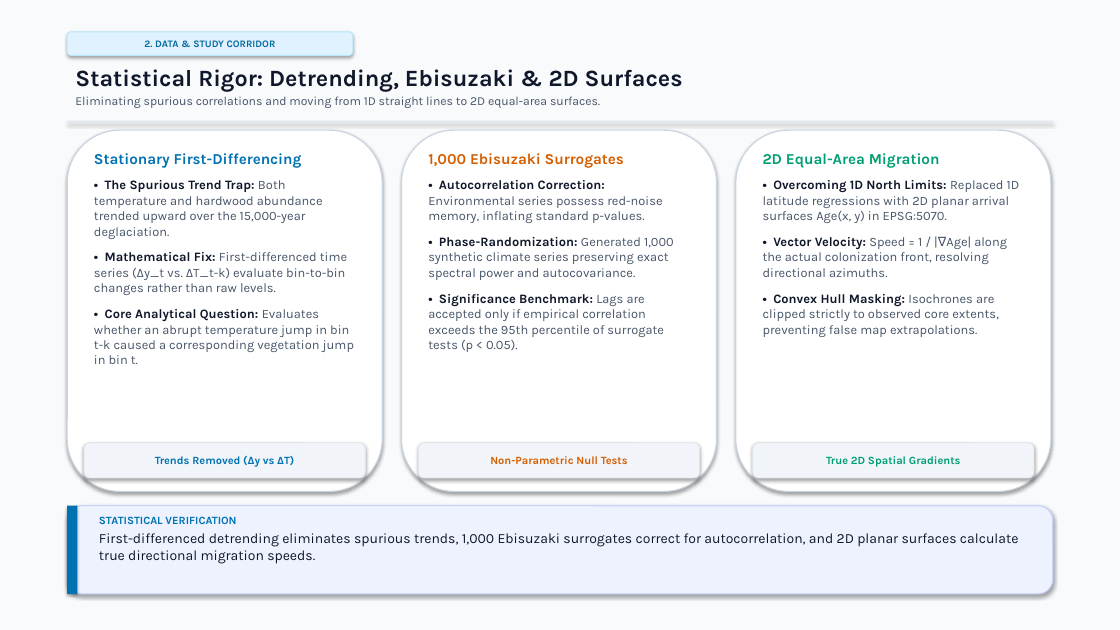
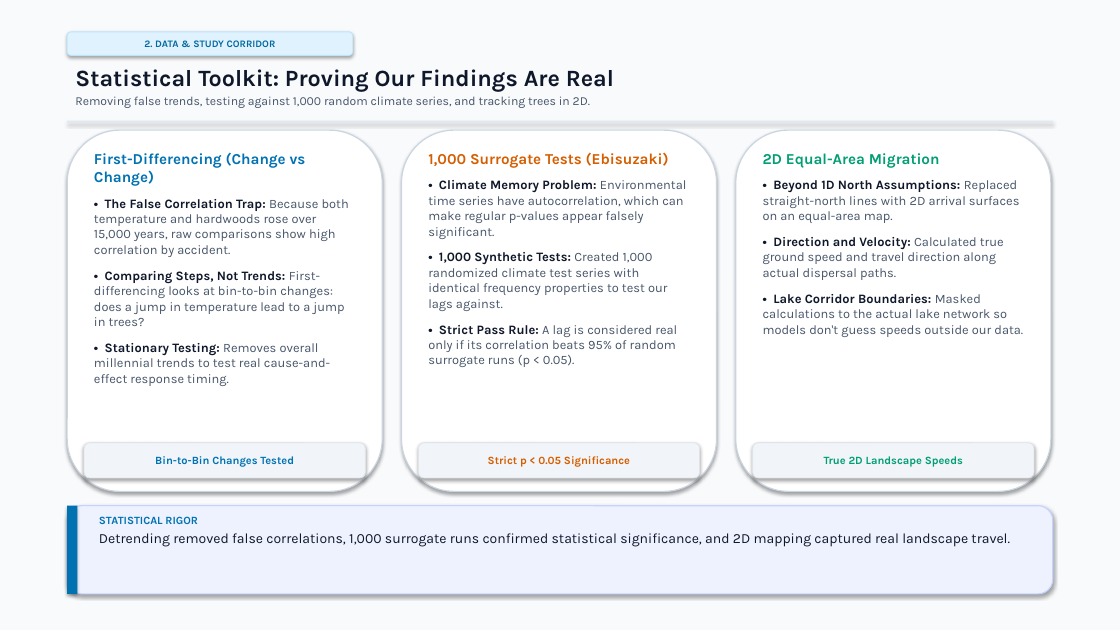
Before and after one commit to vivek-r-2000/EST-Project, a slide deck: slide 7 of TBD2_Final_Project_Presentation_unslopped.pptx. Drawn at 1120x630 pixels with LibreOffice and Linux fonts; fonts in the diff are those of the drawing. Boxes give left, top, right and bottom in pixels: in the first picture for what was removed or moved away, otherwise in the second. Text is boxed around its words. In the diff, an @@ line names an element or a change of style, - is before the commit and + after.

```diff
--- a/TBD2_Final_Project_Presentation_unslopped.pptx
+++ b/TBD2_Final_Project_Presentation_unslopped.pptx
@@ text at [75,69,614,108]: text changed @@
-Statistical Rigor: Detrending, Ebisuzaki & 2D Surfaces
-Eliminating spurious correlations and moving from 1D straight lines to 2D equal-area surfaces.
+Statistical Toolkit: Proving Our Findings Are Real
+Removing false trends, testing against 1,000 random climate series, and tracking trees in 2D.
@@ text at [94,152,349,386]: text changed @@
-Stationary First-Differencing
-• The Spurious Trend Trap: Both temperature and hardwood abundance trended upward over the 15,000-year deglaciation.
-• Mathematical Fix: First-differenced time series (Δy_t vs. ΔT_t-k) evaluate bin-to-bin changes rather than raw levels.
-• Core Analytical Question: Evaluates whether an abrupt temperature jump in bin t-k caused a corresponding vegetation jump in bin t.
+First-Differencing (Change vs Change)
+• The False Correlation Trap: Because both temperature and hardwoods rose over 15,000 years, raw comparisons show high correlation by accident.
+• Comparing Steps, Not Trends: First-differencing looks at bin-to-bin changes: does a jump in temperature lead to a jump in trees?
+• Stationary Testing: Removes overall millennial trends to test real cause-and-effect response timing.
@@ text at [428,152,687,367]: text changed @@
-1,000 Ebisuzaki Surrogates
-• Autocorrelation Correction: Environmental series possess red-noise memory, inflating standard p-values.
-• Phase-Randomization: Generated 1,000 synthetic climate series preserving exact spectral power and autocovariance.
-• Significance Benchmark: Lags are accepted only if empirical correlation exceeds the 95th percentile of surrogate tests (p < 0.05).
+1,000 Surrogate Tests (Ebisuzaki)
+• Climate Memory Problem: Environmental time series have autocorrelation, which can make regular p-values appear falsely significant.
+• 1,000 Synthetic Tests: Created 1,000 randomized climate test series with identical frequency properties to test our lags against.
+• Strict Pass Rule: A lag is considered real only if its correlation beats 95% of random surrogate runs (p < 0.05).
@@ text at [763,180,1023,337]: text changed @@
-• Overcoming 1D North Limits: Replaced 1D latitude regressions with 2D planar arrival surfaces Age(x, y) in EPSG:5070.
-• Vector Velocity: Speed = 1 / |∇Age| along the actual colonization front, resolving directional azimuths.
-• Convex Hull Masking: Isochrones are clipped strictly to observed core extents, preventing false map extrapolations.
+• Beyond 1D North Assumptions: Replaced straight-north lines with 2D arrival surfaces on an equal-area map.
+• Direction and Velocity: Calculated true ground speed and travel direction along actual dispersal paths.
+• Lake Corridor Boundaries: Masked calculations to the actual lake network so models don't guess speeds outside our data.
@@ text in rounded rectangle at [155,456,294,467]: text changed @@
-Trends Removed (Δy vs ΔT)
+Bin-to-Bin Changes Tested
@@ text in rounded rectangle at [488,456,630,467]: text changed @@
-Non-Parametric Null Tests
+Strict p < 0.05 Significance
@@ text in rounded rectangle at [824,456,963,467]: text changed @@
-True 2D Spatial Gradients
+True 2D Landscape Speeds
@@ text at [99,516,1010,547]: text changed @@
-STATISTICAL VERIFICATION
-First-differenced detrending eliminates spurious trends, 1,000 Ebisuzaki surrogates correct for autocorrelation, and 2D planar surfaces calculate true directional migration speeds.
+STATISTICAL RIGOR
+Detrending removed false correlations, 1,000 surrogate runs confirmed statistical significance, and 2D mapping captured real landscape travel.
```
Also in this commit, not shown: 21 other slides changed, 1 other file.
